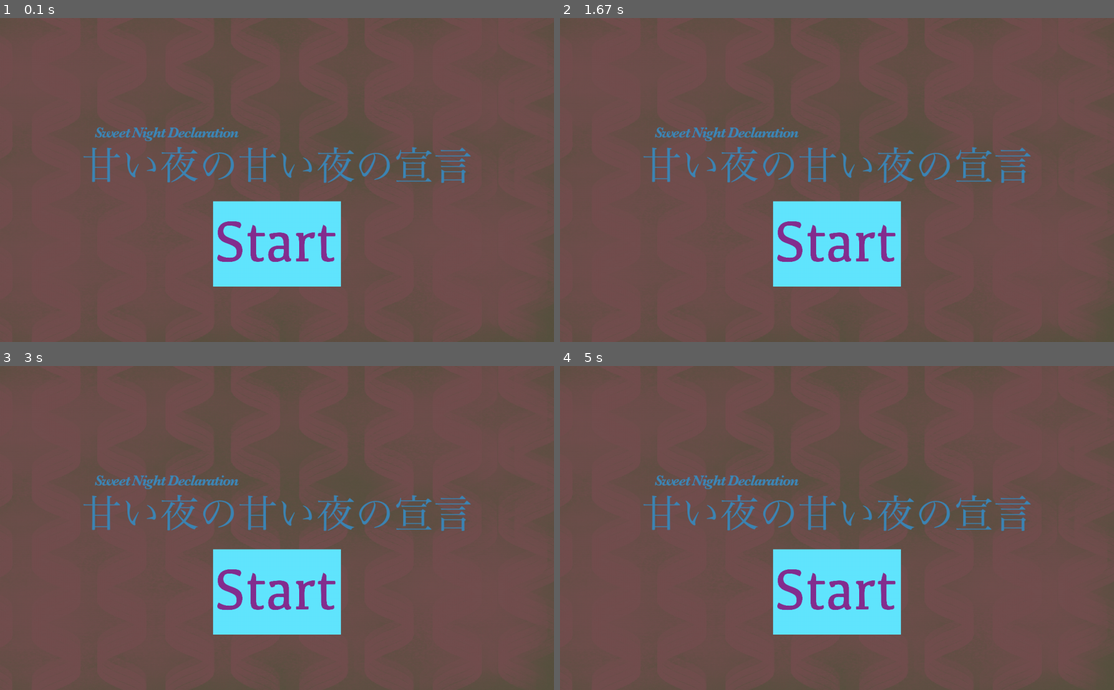
Above: before the commit, frames 1-4 (two rows, left to right).
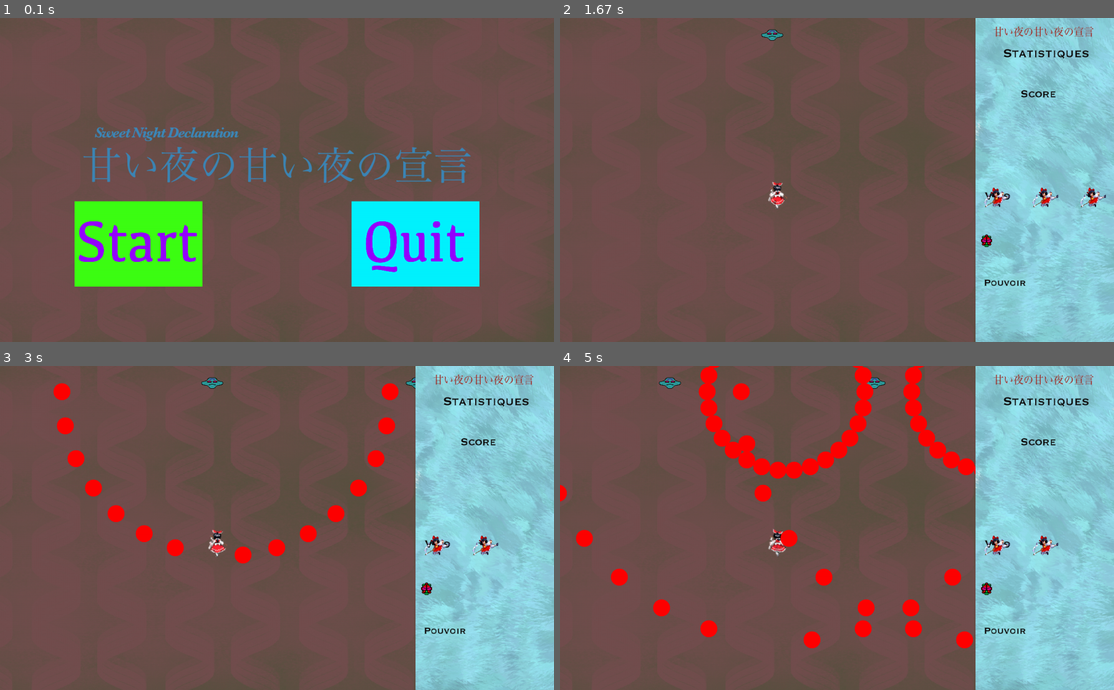
Above: after the commit, the same moments.

Repository: sukaizer/Sweet-Night-Declaration
Game: pygame game, started from main.py
Two runs of this game, one before a commit and one after it. Both use one fixed random seed, a clock stepped at 60 frames per second and the inputs below.
Inputs:
- Up to frame 1 (0.1 s): no input
- Up to frame 2 (1.67 s): tap Enter at 0.33 s; tap Space at 0.67 s
- Up to frame 3 (3 s): no input
- Up to frame 4 (5 s): no input

The runs differ from the first frame. In frame 1, 18% of the frame differs, in the area x 13-87%, y 56-83%; in frame 2, 33%; in frame 3, 35%; in frame 4, 38%, in the area x 0-100%, y 0-100%.

Commit message:
new selection for menu (todo same thing for end menu)

Diff:
--- a/Start_menu.py
+++ b/Start_menu.py
@@ -17,42 +17,65 @@
         self.start1 = pygame.image.load('assets/buttons/start1.png').convert_alpha()
         self.start1 = pygame.transform.scale(self.start1, (300, 200))
         self.start_rect1 = self.start1.get_rect()
-        self.start_rect1.x = game.width / 2 - self.start_rect1.width / 2
+        self.start_rect1.x = game.width / 4 - self.start_rect1.width / 2
         self.start_rect1.y = game.height / 2 + 50
-        # add selected variable
+
         self.start2 = pygame.image.load('assets/buttons/start2.png').convert_alpha()
         self.start2 = pygame.transform.scale(self.start2, (300, 200))
         self.start_rect2 = self.start2.get_rect()
-        self.start_rect2.x = game.width / 2 - self.start_rect2.width / 2
+        self.start_rect2.x = game.width / 4 - self.start_rect2.width / 2
         self.start_rect2.y = game.height / 2 + 50
 
-        # self.start = pygame.image.load('assets/buttons/button.png').convert_alpha()
-        # self.start = pygame.transform.scale(self.start, (400, 400))
-        # self.start_rect = self.start.get_rect()
-        # self.start_rect.x = game.width / 2 - self.start_rect.width / 2
-        # self.start_rect.y = game.height / 2
+        self.quit1 = pygame.image.load('assets/buttons/quit1.png').convert_alpha()
+        self.quit1 = pygame.transform.scale(self.quit1, (300, 200))
+        self.quit_rect1 = self.quit1.get_rect()
+        self.quit_rect1.x = 3*game.width / 4 - self.quit_rect1.width / 2
+        self.quit_rect1.y = game.height / 2 + 50
+
+        self.quit2 = pygame.image.load('assets/buttons/quit2.png').convert_alpha()
+        self.quit2 = pygame.transform.scale(self.quit2, (300, 200))
+        self.quit_rect2 = self.quit2.get_rect()
+        self.quit_rect2.x = 3*game.width / 4 - self.quit_rect2.width / 2
+        self.quit_rect2.y = game.height / 2 + 50
+
+        self.selected = 0
 
         self.menu_repeat_music()
 
     def start_menu(self, screen):
-        (x, y) = pygame.mouse.get_pos()
-        if self.start_rect1.x < x < self.start_rect1.x + self.start_rect1.width and \
-                self.start_rect1.y < y < self.start_rect1.y + self.start_rect1.height:
+        screen.blit(self.title, self.title_rect)
+
+        if self.selected == 0:
             screen.blit(self.start2, self.start_rect2)
+            screen.blit(self.quit1, self.quit_rect1)
         else:
             screen.blit(self.start1, self.start_rect1)
-        screen.blit(self.title, self.title_rect)
+            screen.blit(self.quit2, self.quit_rect2)
+
         for event in pygame.event.get():
             # detection de la fermeture de la fenetre
             if event.type == pygame.QUIT:
                 pygame.quit()
                 sys.exit()
-            # détection de pression d'une touche
-            elif event.type == pygame.MOUSEBUTTONDOWN:
-                if self.start_rect1.collidepoint(event.pos):
-                    self.game.is_playing = True
-                    pygame.mixer.music.stop()
-                    self.game.new_game()
+            elif event.type == pygame.KEYDOWN:
+                if event.key == pygame.K_RETURN:
+                    if self.selected == 0:
+                        self.game.is_playing = True
+                        pygame.mixer.music.stop()
+                        self.game.new_game()
+                    else:
+                        pygame.quit()
+                        sys.exit()
+                elif event.key == pygame.K_RIGHT:
+                    if self.selected == 0:
+                        self.selected = 1
+                    else:
+                        break
+                elif event.key == pygame.K_LEFT:
+                    if self.selected == 1:
+                        self.selected = 0
+                    else:
+                        break
             elif event.type == self.game.SONG_END:
                 pygame.mixer.music.load('assets/music/menumusicrepeat.ogg')
                 pygame.mixer.music.play(-1)
--- a/main.py
+++ b/main.py
@@ -9,7 +9,7 @@
 
 width = 1300
 height = 760
-
+pygame.mouse.set_visible(False)
 # on set la fenetre
 pygame.display.set_caption("Sweet Night Declaration")
 screen = pygame.display.set_mode((width, height))
Binary file added: assets/buttons/quit1.png
Binary file added: assets/buttons/quit2.png
